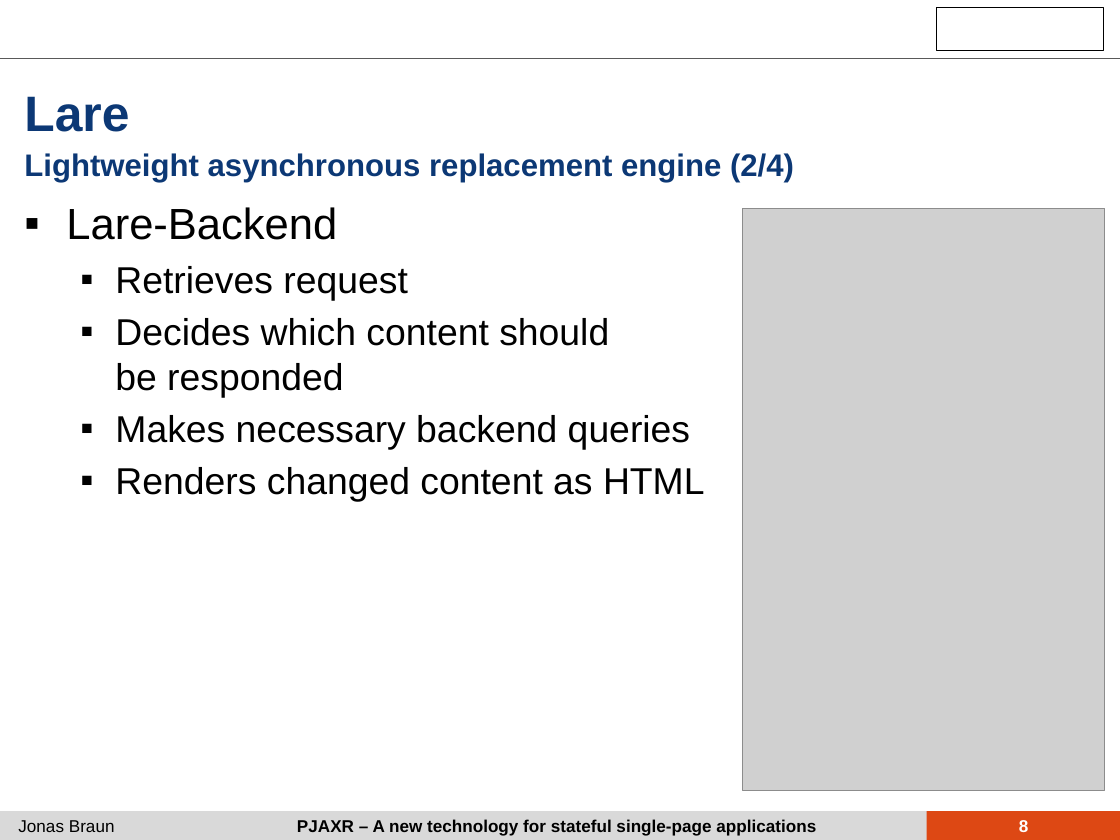
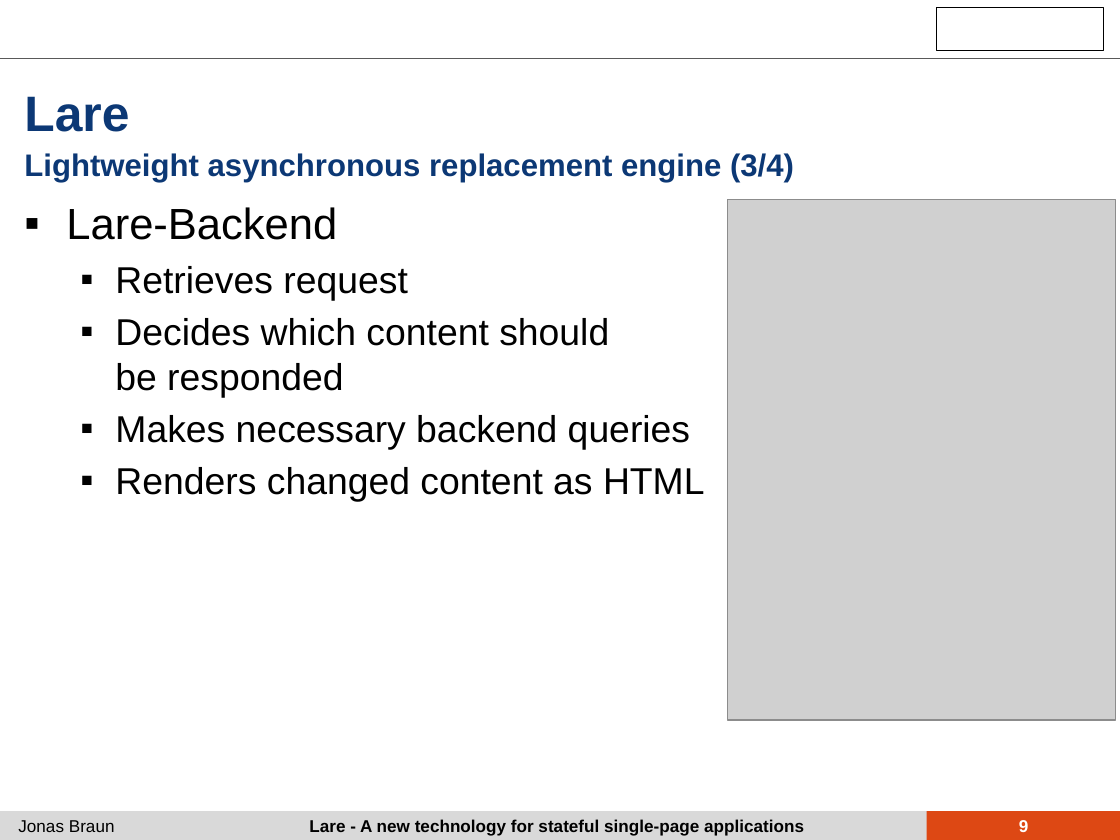
Before and after one commit to iekadou/bachelor-thesis, a slide deck: slide 9 of colloquium/colloquium.pptx (slide 8 before the commit). Drawn at 1120x840 pixels with LibreOffice and Linux fonts; fonts in the diff are those of the drawing; grey boxes stand for pictures; background and template pictures are left out. Boxes give left, top, right and bottom in pixels: in the first picture for what was removed or moved away, otherwise in the second. Text is boxed around its words. In the diff, an @@ line names an element or a change of style, - is before the commit and + after.

```diff
--- a/colloquium/colloquium.pptx
+++ b/colloquium/colloquium.pptx
@@ text at bbox=[24, 153, 794, 182]: text changed @@
-Lightweight asynchronous replacement engine (2/4)
+Lightweight asynchronous replacement engine (3/4)
@@ picture: place and size @@
-picture at bbox=[743, 208, 1104, 791]
+picture at bbox=[728, 199, 1116, 720]
@@ text at bbox=[309, 819, 804, 836]: text changed @@
-PJAXR – A new technology for stateful single-page applications
+Lare - A new technology for stateful single-page applications
```
Also in this commit, not shown: 21 other slides changed, 3 slides added, 1 slide removed, 1 other file.
